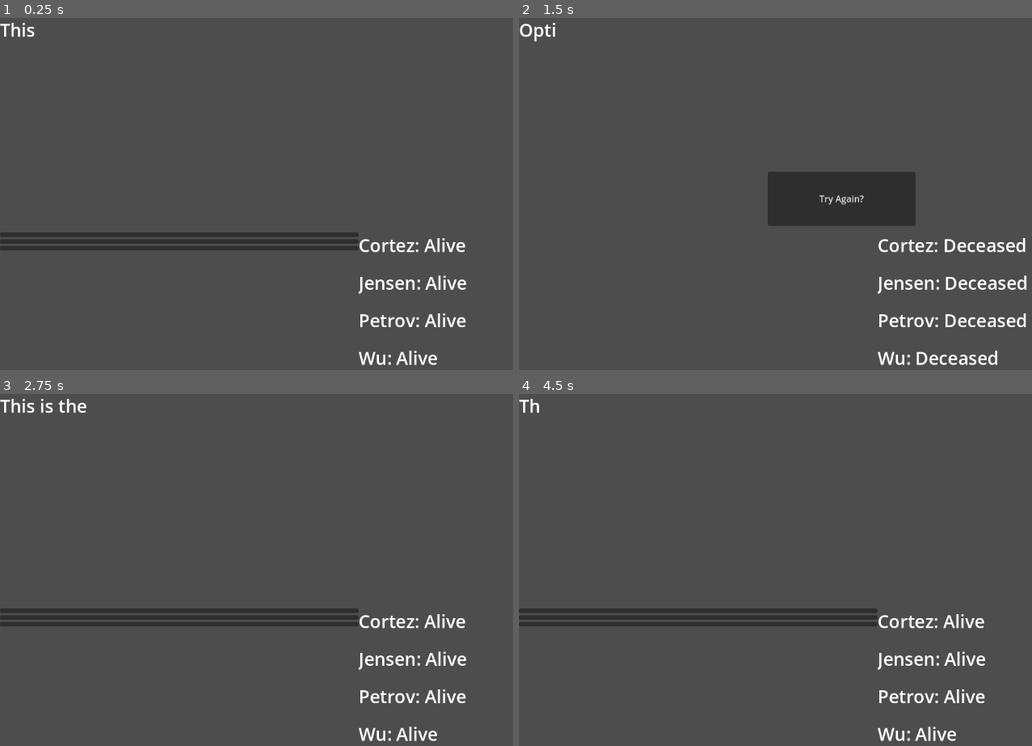
Above: before the commit, frames 1-4 (two rows, left to right).
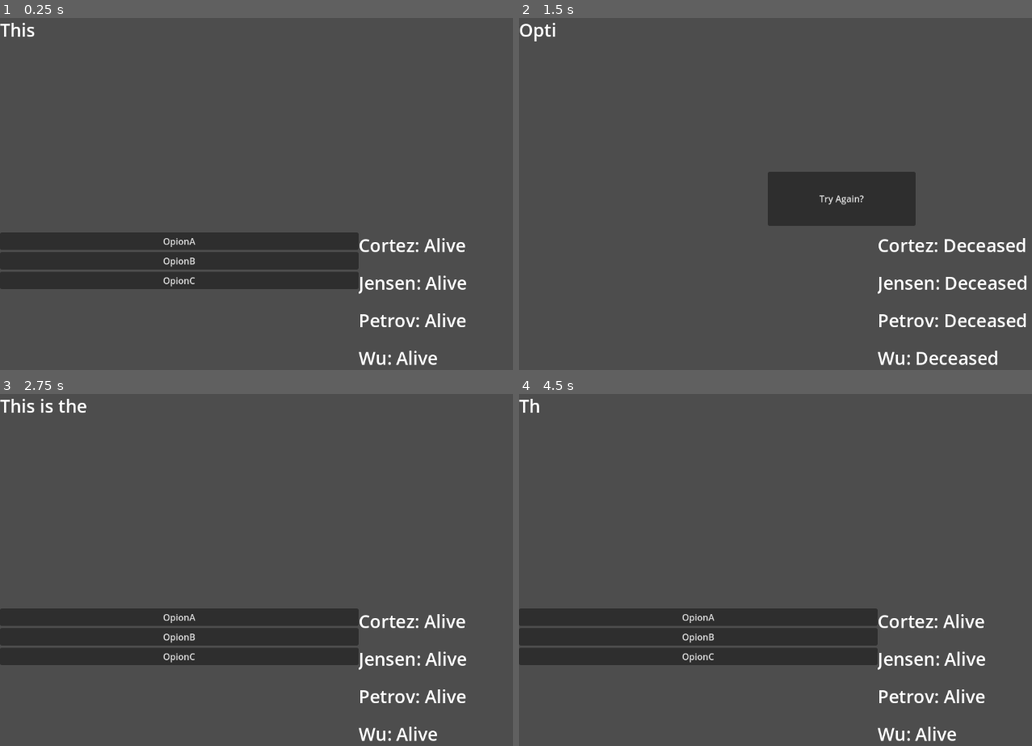
Above: after the commit, the same moments.

Repository: AndreiBondad/brass-game-project
Game: Godot game, scene res://scenes/main_game_scene.tscn
Same seed, same stepped clock (60 frames per second), same inputs: the game is played once before the commit and once after it.
Inputs (mouse positions are in pixels of both pictures, inside the frame that each line leads up to; where the layout moved, square brackets give the same spot in the first picture):
- Up to frame 1 (0.25 s): no input
- Up to frame 2 (1.5 s): click (698, 239) [698, 236] at 0.5 s; click (698, 239) [698, 236] at 1.25 s
- Up to frame 3 (2.75 s): click "Try Again?" at 2 s
- Up to frame 4 (4.5 s): click (698, 636) [698, 615] at 2.75 s; click (698, 615) [698, 612] at 3.5 s; click "Try Again?" at 4.25 s

The runs differ from the first frame. In frame 1, 7.4% of the frame differs, in the area x 0-70%, y 62-78%; in frame 2, nothing differs; in frame 3, 7.4%; in frame 4, 7.4%.

Commit message:
Created and implemented choice text for buttons

Diff:
--- a/scripts/main_text_script.gd
+++ b/scripts/main_text_script.gd
@@ -58,6 +58,7 @@
 
 
 	var nodeB = TextNode.new("Option B was chosen")
+	nodeB.set_choice_text("OpionB")
 	var nodeBA = TextNode.new("Option BA was chosen")
 	nodeBA.set_choice_text("OpionBA")
 	nodeBA.set_soldier_statuses("Deceased", "Deceased", "Deceased", "Deceased")
@@ -71,6 +72,7 @@
 
 
 	var nodeC = TextNode.new("Option C was chosen")
+	nodeC.set_choice_text("OpionC")
 	var nodeCA = TextNode.new("Option CA was chosen")
 	nodeCA.set_choice_text("OpionCA")
 	nodeCA.set_soldier_statuses("Deceased", "Deceased", "Deceased", "Deceased")
@@ -116,6 +118,8 @@
 	currentNode = currentNode.optionList[0]
 	displayText = currentNode.currentText
 	status_update.emit()
+	if currentNode.gameOver == false:
+		choice_text_update.emit()
 	if currentNode.gameOver == true:
 		game_over.emit()
 		displayText = displayText + "\nGame Over!"
@@ -127,6 +131,8 @@
 	currentNode = currentNode.optionList[1]
 	displayText = currentNode.currentText
 	status_update.emit()
+	if currentNode.gameOver == false:
+		choice_text_update.emit()
 	if currentNode.gameOver == true:
 		game_over.emit()
 		displayText = displayText + "\nGame Over!"
@@ -138,6 +144,8 @@
 	currentNode = currentNode.optionList[2]
 	displayText = currentNode.currentText
 	status_update.emit()
+	if currentNode.gameOver == false:
+		choice_text_update.emit()
 	if currentNode.gameOver == true:
 		game_over.emit()
 		displayText = displayText + "\nGame Over!"
--- a/scripts/text_controller.gd
+++ b/scripts/text_controller.gd
@@ -21,4 +21,6 @@
 
 
 func _on_main_text_choice_text_update() -> void:
-	pass # Replace with function body.
+	$TextChoices/Choice1.text = $MainText.currentNode.optionList[0].choiceText
+	$TextChoices/Choice2.text = $MainText.currentNode.optionList[1].choiceText
+	$TextChoices/Choice3.text = $MainText.currentNode.optionList[2].choiceText
